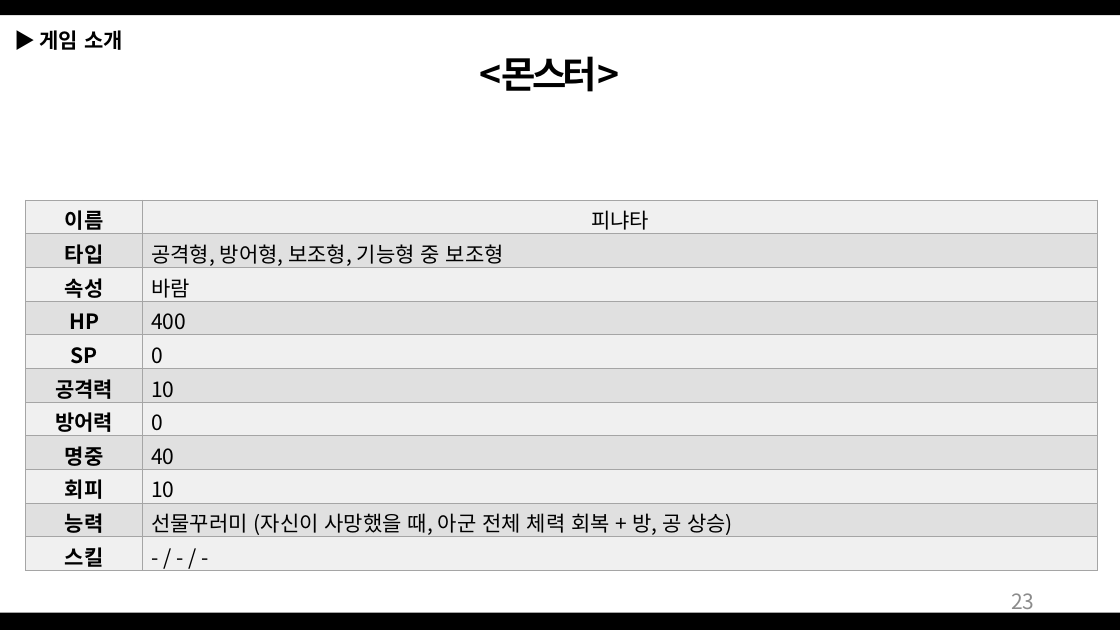
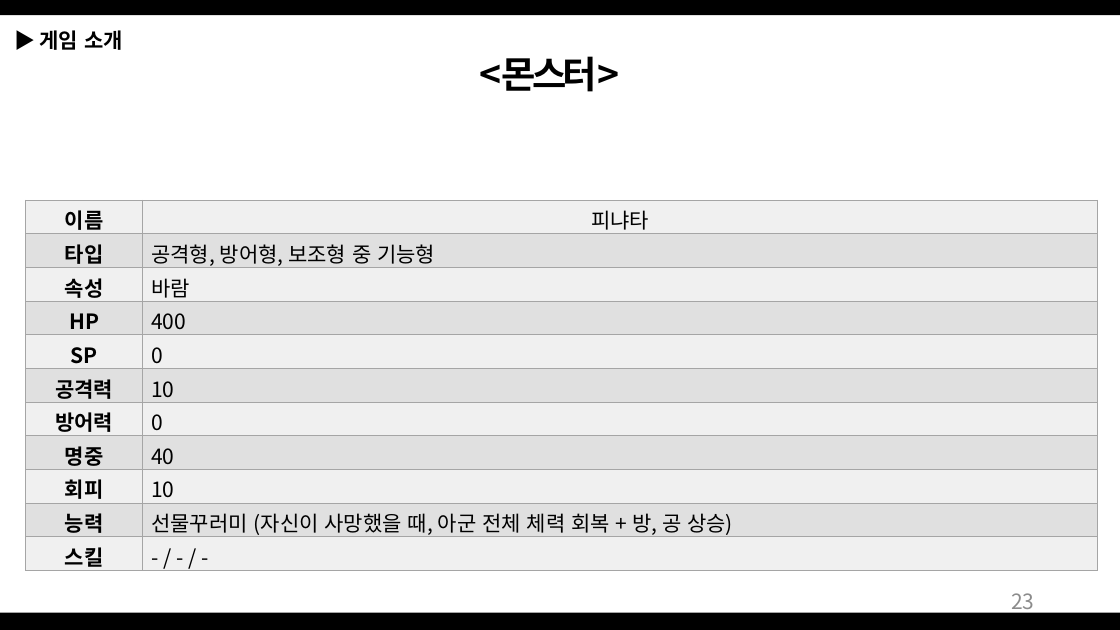
Before and after one commit to Bumizi/GameDesign, a slide deck: slide 23 of 2018 동계방학 기획자 특훈/Dungeon Tamer_190103.pptx. Drawn at 1120x630 pixels with LibreOffice and Linux fonts; fonts in the diff are those of the drawing. Boxes give left, top, right and bottom in pixels: in the first picture for what was removed or moved away, otherwise in the second. Text is boxed around its words. In the diff, an @@ line names an element or a change of style, - is before the commit and + after.

```diff
--- a/2018 동계방학 기획자 특훈/Dungeon Tamer_190103.pptx
+++ b/2018 동계방학 기획자 특훈/Dungeon Tamer_190103.pptx
@@ table at [26,201,1097,571] @@
-row 2, column 2: 공격형, 방어형, 보조형, 기능형 중 보조형
+row 2, column 2: 공격형, 방어형, 보조형 중 기능형
```
Also in this commit, not shown: 12 other slides changed.
